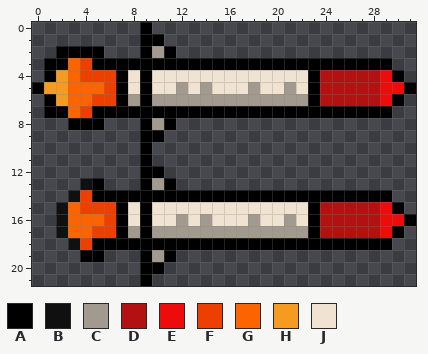
Pixel-art sprite -- assets/images/missile1.png. The first picture shows the starting point.
The file is 32x22 pixels.
Palette (. is transparent): A #000000  B #111010  C #a39a8f  D #b21111  E #ee0b0b  F #ec3f00  G #fb6400  H #f69b21  J #f0e3d2
Pixels before, first column x 0:
 0 .........A......................
 1 .........AA.....................
 2 ..AAAA...ACA....................
 3 .AAGFAAAAAAAAAAAAAAAAAAAAAAAAA..
 4 .AHGFFFAJAJJJJJJJJJJJJJADDDDDEA.
 5 AHHGGGFAJAJJCJCJJJCJJCJADDDDDEEA
 6 .AHGGFFACACCCCCCCCCCCCCADDDDDEA.
 7 .AAGFAAAAAAAAAAAAAAAAAAAAAAAAA..
 8 ...AAA...ACA....................
 9 .........AA.....................
10 .........A......................
11 .........A......................
12 .........AA.....................
13 ....BA...ACA....................
14 ...BFAAAAAAAAAAAAAAAAAAAAAAAAA..
15 ..BGFFFAJAJJJJJJJJJJJJJADDDDDEA.
16 ..BGGGFAJAJJCJCJJJCJJCJADDDDDEEA
17 ..BGGFFACACCCCCCCCCCCCCADDDDDEA.
18 ...BFAAAAAAAAAAAAAAAAAAAAAAAAA..
19 ....AA...ACA....................
20 .........AA.....................
21 .........A......................
The result:
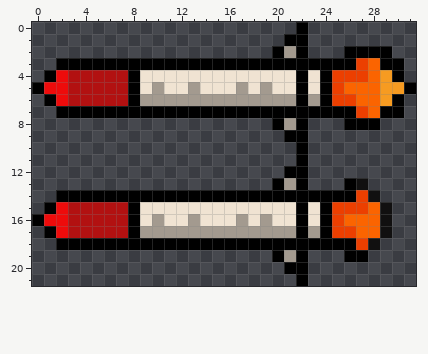
From old to new:
Changed rows in their new state; - is an unchanged pixel.
first column x 0:
 0 ---------.------------A---------
 1 ---------..----------AA---------
 2 --....---...--------ACA---AAAA--
 3 -.-AA----------------------FG-A-
 4 --EDDDDDAJ------------AJAFFFGH--
 5 -EEDDDDDAJC-JCJ--CJC-JAJAFGGGHH-
 6 --EDDDDDAC------------ACAFFGGH--
 7 -.-AA----------------------FG-A-
 8 ---...---...--------ACA---AAA---
 9 ---------..----------AA---------
10 ---------.------------A---------
11 ---------.------------A---------
12 ---------..----------AA---------
13 ----..---...--------ACA---AB----
14 --AAA----------------------FB.--
15 -AEDDDDDAJ------------AJAFFFGB.-
16 AEEDDDDDAJC-JCJ--CJC-JAJAFGGGB..
17 -AEDDDDDAC------------ACAFFGGB.-
18 --AAA----------------------FB.--
19 ----..---...--------ACA---AA----
20 ---------..----------AA---------
21 ---------.------------A---------
